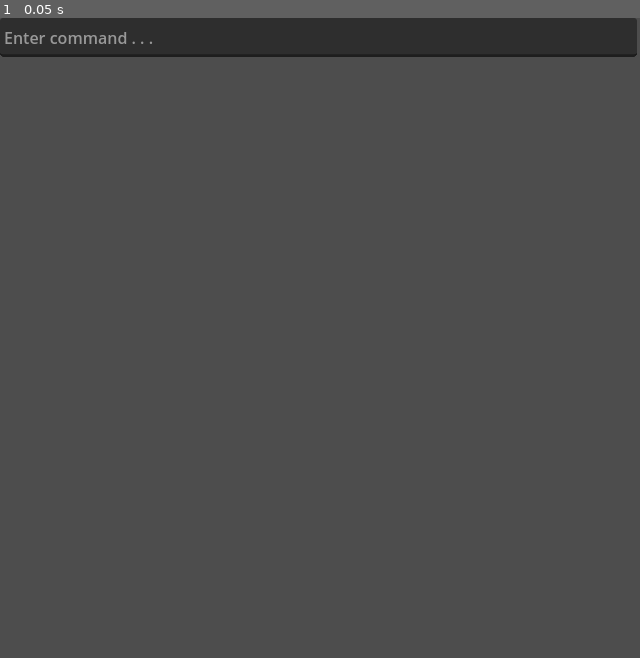
Above: before the commit, frame 1.
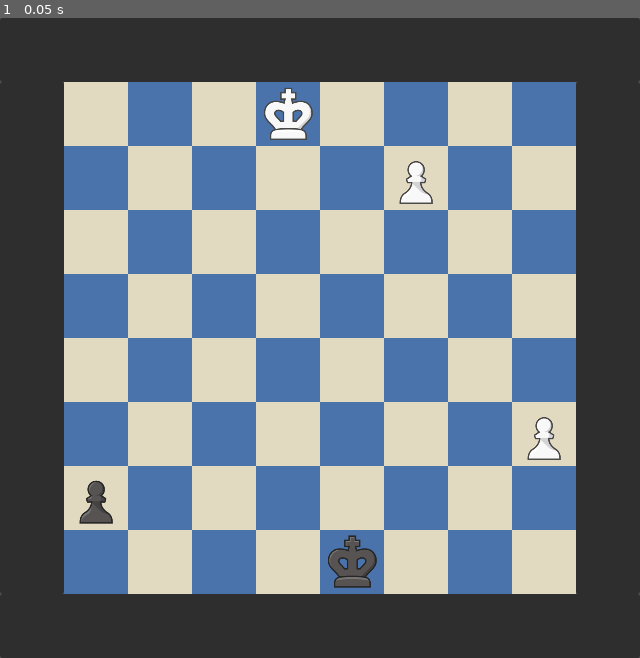
Above: after the commit, the same moment.

Repository: Orphaeus/godot-chess
Game: Godot game, scene res://scenes/main.tscn
Two runs of this game, one before a commit and one after it. Both use one fixed random seed, a clock stepped at 60 frames per second and the inputs below. Before the commit the project starts from res://main.tscn.
Inputs:
- Up to frame 1 (0.05 s): no input

The runs differ from the first frame. In frame 1, 93% of the frame differs, in the area x 0-100%, y 0-100%.

Commit message:
Re-add GUI

Diff:
--- /dev/null
+++ b/classes/gui_piece.gd
@@ -0,0 +1,46 @@
+class_name GUI_Piece
+extends AnimatedSprite2D
+## Contains code to drive the GUI pieces
+
+
+signal piece_picked(gui_piece: GUI_Piece)
+signal piece_unpicked(gui_piece: GUI_Piece)
+
+var color: int
+var piece: int
+var start_coords: Vector2
+var end_coords: Vector2
+
+var _picked := false
+
+func _process(_delta):
+	if _picked:
+		set_position(get_global_mouse_position())
+
+
+func _on_area_2d_input_event(_viewport, event, _shape_idx):
+	if (
+			event is InputEventMouseButton
+			and event.button_index == 1
+			and event.is_pressed()
+	):
+		_picked = true
+		top_level = true
+		start_coords = position
+		emit_signal("piece_picked", self)
+	if (
+			_picked
+			and event is InputEventMouseButton
+			and event.button_index == 1
+			and not event.is_pressed()
+	):
+		_picked = false
+		top_level = false
+		end_coords.x = floori(position.x / 64) * 64 - 32 # + 32 to center the piece, - 64 for parent global offset
+		end_coords.y = floori(position.y / 64) * 64 - 32
+		position = end_coords
+		emit_signal("piece_unpicked", self)
+
+
+func set_pickable(value: bool) -> void:
+	$Area2D.set_pickable(value)
--- a/mockfish.gd
+++ b/engine/mockfish.gd
@@ -2,11 +2,22 @@
 ## Primary engine node
 
 
+var moves : Array[Move]
+
 
 func _ready() -> void:
-	var move : Move = $Movegen.generate_moves()[0]
+	moves = $Movegen.generate_moves()
+	var move : Move = moves[0]
 	print("\n",[move.start_square, move.end_square, move.result])
 	var test_board = Position.board
 	test_board[move.end_square] = test_board[move.start_square]
 	test_board[move.start_square] = 0
 	Position.pretty_print_board(test_board)
+
+
+func get_legal_moves_for_square(square) -> Array[Move]:
+	var moves_for_square : Array[Move]
+	for move in moves:
+		if move.start_square == square:
+			moves_for_square.append(move)
+	return moves_for_square
--- a/gui.gd
+++ /dev/null
@@ -1,21 +0,0 @@
-extends Control
-
-
-@onready var cli = $VBoxContainer/CLI
-
-
-func _on_cli_text_submitted(new_text: String) -> void:
-	var parts : PackedStringArray = new_text.split(" ")
-	if len(parts) == 1:
-		_set_error_text("No args found")
-		return
-	if parts[0] == "legal":
-		pass
-		# parts[1] should be a square that gets looked up and passed to the engine for legal moves
-	elif parts[0] not in ["legal"]:
-		_set_error_text("Command not recognized")
-
-
-func _set_error_text(text):
-		cli.text = ""
-		cli.placeholder_text = text
--- /dev/null
+++ b/gui/board.gd
@@ -0,0 +1,21 @@
+extends Control
+
+
+@export var light_color := Color("e1dac0")
+@export var dark_color := Color("4a72ab")
+
+
+func _draw():
+	_create_board()
+
+
+func _create_board():
+	for r in range(0,8):
+		for f in range(0,8):
+			var square_color: Color
+			if (r + f) % 2 != 0:
+				square_color = dark_color
+			else:
+				square_color = light_color
+			var square_rect := Rect2(64*f, 64*r, 64, 64)
+			draw_rect(square_rect,square_color,true)
--- /dev/null
+++ b/gui/gui.gd
@@ -0,0 +1,26 @@
+extends Control
+
+
+@onready var board = $VBoxContainer/HBoxContainer/Board
+@onready var highlighter = $VBoxContainer/HBoxContainer/Highlighter
+
+@export var legal_move_color := Color("00ff76b1")
+@export var selected_color := Color("00d7f7c8")
+@export var capture_color := Color("f30000a8")
+
+
+func highlight_legal_moves(moves: Array[Move]) -> void:
+	if len(moves) != 0:
+		for move in moves:
+			if move.result == Move.Result.CAPTURE:
+				highlighter.add_highlight(move.end_square, capture_color)
+			else:
+				highlighter.add_highlight(move.end_square, legal_move_color)
+		highlighter.add_highlight(moves[0].start_square, selected_color)
+
+
+func unhighlight(moves: Array[Move]) -> void:
+	if len(moves) != 0:
+		for move in moves:
+			highlighter.remove_highlight(move.end_square)
+		highlighter.remove_highlight(moves[0].start_square)
--- /dev/null
+++ b/gui/guipieces.gd
@@ -0,0 +1,48 @@
+extends Control
+## Manages the piece elements of the GUI
+
+
+signal piece_picked(piece: GUI_Piece)
+signal piece_unpicked(piece: GUI_Piece)
+
+var _GUI_Piece : PackedScene = preload("res://scenes/gui_piece.tscn")
+var _picked_gui_piece: GUI_Piece
+
+
+func _ready():
+	# Set up position and gui_pieces
+	var i : int = 0
+	for square in Position.board:
+		if square != Piece.NONE:
+			var new_gui_piece : GUI_Piece = _GUI_Piece.instantiate()
+			var square_coords := Vector2(32 + (i % 8) * 64, 32 + (i / 8) * 64)
+			new_gui_piece.set_position(square_coords)
+			new_gui_piece.set_animation(str(square))
+			new_gui_piece.piece = square
+			new_gui_piece.color = Piece.get_color(square)
+			new_gui_piece.connect("piece_picked", _on_piece_picked)
+			new_gui_piece.connect("piece_unpicked", _on_piece_unpicked)
+
+			var group := "white_pieces" if new_gui_piece.color == Piece.WHITE else "black_pieces"
+			new_gui_piece.add_to_group(group)
+
+			add_child(new_gui_piece)
+		i += 1
+	get_tree().call_group("black_pieces", "set_pickable", false)
+
+
+func update_pieces() -> void:
+	pass # Read from position
+
+
+func _on_piece_picked(piece:GUI_Piece) -> void:
+	emit_signal("piece_picked", _get_square_from_coords(piece.start_coords))
+
+
+func _on_piece_unpicked(piece:GUI_Piece) -> void:
+	emit_signal("piece_unpicked", _get_square_from_coords(piece.start_coords))
+
+
+## Calculate square index given coords
+func _get_square_from_coords(pos:Vector2) -> int:
+	return (pos.y - 32) / 64 * 8 + (pos.x - 32) / 64
--- /dev/null
+++ b/gui/highlighter.gd
@@ -0,0 +1,26 @@
+extends Control
+## Handles GUI highlighting of squares in different contexts
+
+
+var highlights : Array[Array] # (square, color)
+
+
+func _draw() -> void:
+	if len(highlights) > 0:
+		# Draw highlights
+		for square in highlights:
+			var coords := Vector2((square[0] % 8) * 64, (square[0] / 8) * 64)
+			var rect := Rect2(coords.x, coords.y, 64, 64)
+			draw_rect(rect, square[1], true)
+
+
+func add_highlight(square: int, color:Color) -> void:
+	highlights.append([square, color])
+	queue_redraw()
+
+
+func remove_highlight(square: int) -> void:
+	for highlight in highlights:
+		if highlight.has(square):
+			highlights.erase(highlight)
+	queue_redraw()
--- /dev/null
+++ b/main.gd
@@ -0,0 +1,15 @@
+extends Node
+
+
+@onready var mockfish = $Mockfish
+@onready var gui = $GUI
+
+
+func _on_piece_picked(square: int) -> void:
+	var legal_moves : Array[Move] = mockfish.get_legal_moves_for_square(square)
+	gui.highlight_legal_moves(legal_moves)
+
+
+func _on_piece_unpicked(square: int) -> void:
+	var legal_moves : Array[Move] = mockfish.get_legal_moves_for_square(square)
+	gui.unhighlight(legal_moves)
--- a/main.tscn
+++ /dev/null
@@ -1,38 +0,0 @@
-[gd_scene load_steps=4 format=3 uid="uid://b10340wohk1nk"]
-
-[ext_resource type="Script" path="res://engine/movegen.gd" id="1_175h2"]
-[ext_resource type="Script" path="res://mockfish.gd" id="1_d7kpb"]
-[ext_resource type="Script" path="res://gui.gd" id="1_kgisf"]
-
-[node name="main" type="Node"]
-
-[node name="GUI" type="Control" parent="."]
-layout_mode = 3
-anchors_preset = 0
-offset_right = 640.0
-offset_bottom = 640.0
-size_flags_horizontal = 3
-size_flags_vertical = 3
-script = ExtResource("1_kgisf")
-
-[node name="VBoxContainer" type="VBoxContainer" parent="GUI"]
-layout_mode = 0
-offset_right = 637.0
-offset_bottom = 39.0
-
-[node name="CLI" type="LineEdit" parent="GUI/VBoxContainer"]
-layout_mode = 2
-size_flags_vertical = 3
-placeholder_text = "Enter command . . ."
-
-[node name="Mockfish" type="Node" parent="."]
-script = ExtResource("1_d7kpb")
-
-[node name="Movegen" type="Node" parent="Mockfish"]
-script = ExtResource("1_175h2")
-
-[node name="Search" type="Node" parent="Mockfish"]
-
-[node name="Eval" type="Node" parent="Mockfish"]
-
-[connection signal="text_submitted" from="GUI/VBoxContainer/CLI" to="GUI" method="_on_cli_text_submitted"]
--- a/position.gd
+++ b/position.gd
@@ -14,7 +14,7 @@
 }
 
 var board : Array[int]
-var color_to_move : int = Piece.BLACK
+var color_to_move : int = Piece.WHITE
 var ep_target_square : int
 
 
--- a/project.godot
+++ b/project.godot
@@ -11,13 +11,13 @@
 [application]
 
 config/name="Chess"
-run/main_scene="res://main.tscn"
+run/main_scene="res://scenes/main.tscn"
 config/features=PackedStringArray("4.1", "GL Compatibility")
 
 [autoload]
 
 Position="*res://position.gd"
-Piece="*res://piece.gd"
+Piece="*res://classes/piece.gd"
 
 [display]
 
--- /dev/null
+++ b/scenes/gui_piece.tscn
@@ -0,0 +1,168 @@
+[gd_scene load_steps=17 format=3 uid="uid://7wpsglwq5qqe"]
+
+[ext_resource type="Texture2D" uid="uid://bcjkg6opra5ua" path="res://assets/images/pieces.png" id="1_rs67c"]
+[ext_resource type="Script" path="res://classes/gui_piece.gd" id="2_4o336"]
+
+[sub_resource type="AtlasTexture" id="AtlasTexture_vylt0"]
+atlas = ExtResource("1_rs67c")
+region = Rect2(302, 154, 149, 150)
+
+[sub_resource type="AtlasTexture" id="AtlasTexture_xedba"]
+atlas = ExtResource("1_rs67c")
+region = Rect2(0, 154, 149, 150)
+
+[sub_resource type="AtlasTexture" id="AtlasTexture_6p17g"]
+atlas = ExtResource("1_rs67c")
+region = Rect2(755, 154, 149, 150)
+
+[sub_resource type="AtlasTexture" id="AtlasTexture_bqng8"]
+atlas = ExtResource("1_rs67c")
+region = Rect2(604, 154, 149, 150)
+
+[sub_resource type="AtlasTexture" id="AtlasTexture_bxm34"]
+atlas = ExtResource("1_rs67c")
+region = Rect2(151, 154, 149, 150)
+
+[sub_resource type="AtlasTexture" id="AtlasTexture_skwli"]
+atlas = ExtResource("1_rs67c")
+region = Rect2(453, 0, 149, 150)
+
+[sub_resource type="AtlasTexture" id="AtlasTexture_us0c0"]
+atlas = ExtResource("1_rs67c")
+region = Rect2(302, 0, 149, 150)
+
+[sub_resource type="AtlasTexture" id="AtlasTexture_1cg51"]
+atlas = ExtResource("1_rs67c")
+region = Rect2(0, 0, 149, 150)
+
+[sub_resource type="AtlasTexture" id="AtlasTexture_4kf6d"]
+atlas = ExtResource("1_rs67c")
+region = Rect2(755, 0, 149, 150)
+
+[sub_resource type="AtlasTexture" id="AtlasTexture_jpua6"]
+atlas = ExtResource("1_rs67c")
+region = Rect2(604, 0, 149, 150)
+
+[sub_resource type="AtlasTexture" id="AtlasTexture_yyutx"]
+atlas = ExtResource("1_rs67c")
+region = Rect2(151, 0, 149, 150)
+
+[sub_resource type="AtlasTexture" id="AtlasTexture_x88xb"]
+atlas = ExtResource("1_rs67c")
+region = Rect2(453, 154, 149, 150)
+
+[sub_resource type="SpriteFrames" id="SpriteFrames_nud1o"]
+animations = [{
+"frames": [{
+"duration": 1.0,
+"texture": SubResource("AtlasTexture_vylt0")
+}],
+"loop": true,
+"name": &"10",
+"speed": 5.0
+}, {
+"frames": [{
+"duration": 1.0,
+"texture": SubResource("AtlasTexture_xedba")
+}],
+"loop": true,
+"name": &"11",
+"speed": 5.0
+}, {
+"frames": [{
+"duration": 1.0,
+"texture": SubResource("AtlasTexture_6p17g")
+}],
+"loop": true,
+"name": &"12",
+"speed": 5.0
+}, {
+"frames": [{
+"duration": 1.0,
+"texture": SubResource("AtlasTexture_bqng8")
+}],
+"loop": true,
+"name": &"13",
+"speed": 5.0
+}, {
+"frames": [{
+"duration": 1.0,
+"texture": SubResource("AtlasTexture_bxm34")
+}],
+"loop": true,
+"name": &"14",
+"speed": 5.0
+}, {
+"frames": [{
+"duration": 1.0,
+"texture": SubResource("AtlasTexture_skwli")
+}],
+"loop": true,
+"name": &"17",
+"speed": 5.0
+}, {
+"frames": [{
+"duration": 1.0,
+"texture": SubResource("AtlasTexture_us0c0")
+}],
+"loop": true,
+"name": &"18",
+"speed": 5.0
+}, {
+"frames": [{
+"duration": 1.0,
+"texture": SubResource("AtlasTexture_1cg51")
+}],
+"loop": true,
+"name": &"19",
+"speed": 5.0
+}, {
+"frames": [{
+"duration": 1.0,
+"texture": SubResource("AtlasTexture_4kf6d")
+}],
+"loop": true,
+"name": &"20",
+"speed": 5.0
+}, {
+"frames": [{
+"duration": 1.0,
+"texture": SubResource("AtlasTexture_jpua6")
+}],
+"loop": true,
+"name": &"21",
+"speed": 5.0
+}, {
+"frames": [{
+"duration": 1.0,
+"texture": SubResource("AtlasTexture_yyutx")
+}],
+"loop": true,
+"name": &"22",
+"speed": 5.0
+}, {
+"frames": [{
+"duration": 1.0,
+"texture": SubResource("AtlasTexture_x88xb")
+}],
+"loop": true,
+"name": &"9",
+"speed": 5.0
+}]
+
+[sub_resource type="RectangleShape2D" id="RectangleShape2D_wd0ut"]
+size = Vector2(128, 128)
+
+[node name="AnimatedSprite2D" type="AnimatedSprite2D"]
+z_index = 2
+scale = Vector2(0.42, 0.42)
+sprite_frames = SubResource("SpriteFrames_nud1o")
+animation = &"9"
+script = ExtResource("2_4o336")
+
+[node name="Area2D" type="Area2D" parent="."]
+
+[node name="CollisionShape2D" type="CollisionShape2D" parent="Area2D"]
+shape = SubResource("RectangleShape2D_wd0ut")
+
+[connection signal="input_event" from="Area2D" to="." method="_on_area_2d_input_event"]
--- /dev/null
+++ b/scenes/main.tscn
@@ -0,0 +1,92 @@
+[gd_scene load_steps=8 format=3 uid="uid://b10340wohk1nk"]
+
+[ext_resource type="Script" path="res://main.gd" id="1_fpejq"]
+[ext_resource type="Script" path="res://gui/gui.gd" id="2_mgub1"]
+[ext_resource type="Script" path="res://gui/highlighter.gd" id="3_81ihb"]
+[ext_resource type="Script" path="res://gui/board.gd" id="4_s1eje"]
+[ext_resource type="Script" path="res://gui/guipieces.gd" id="5_kkfss"]
+[ext_resource type="Script" path="res://engine/mockfish.gd" id="6_mr55j"]
+[ext_resource type="Script" path="res://engine/movegen.gd" id="7_n2c5m"]
+
+[node name="main" type="Node"]
+script = ExtResource("1_fpejq")
+
+[node name="GUI" type="Control" parent="."]
+layout_mode = 3
+anchors_preset = 0
+offset_right = 640.0
+offset_bottom = 640.0
+mouse_filter = 2
+script = ExtResource("2_mgub1")
+
+[node name="VBoxContainer" type="GridContainer" parent="GUI"]
+custom_minimum_size = Vector2(640, 640)
+layout_mode = 0
+offset_right = 40.0
+offset_bottom = 40.0
+theme_override_constants/h_separation = 0
+theme_override_constants/v_separation = 0
+
+[node name="Panel" type="Panel" parent="GUI/VBoxContainer"]
+custom_minimum_size = Vector2(640, 64)
+layout_mode = 2
+size_flags_horizontal = 0
+mouse_filter = 1
+
+[node name="HBoxContainer" type="HBoxContainer" parent="GUI/VBoxContainer"]
+layout_mode = 2
+theme_override_constants/separation = 0
+
+[node name="Panel" type="Panel" parent="GUI/VBoxContainer/HBoxContainer"]
+custom_minimum_size = Vector2(64, 512)
+layout_mode = 2
+size_flags_horizontal = 0
+size_flags_vertical = 0
+mouse_filter = 1
+
+[node name="Highlighter" type="Control" parent="GUI/VBoxContainer/HBoxContainer"]
+z_index = 1
+z_as_relative = false
+layout_mode = 2
+mouse_filter = 1
+script = ExtResource("3_81ihb")
+
+[node name="Board" type="Control" parent="GUI/VBoxContainer/HBoxContainer"]
+layout_mode = 2
+size_flags_horizontal = 3
+mouse_filter = 1
+script = ExtResource("4_s1eje")
+
+[node name="Panel2" type="Panel" parent="GUI/VBoxContainer/HBoxContainer"]
+custom_minimum_size = Vector2(64, 512)
+layout_mode = 2
+size_flags_horizontal = 8
+mouse_filter = 1
+
+[node name="Panel2" type="Panel" parent="GUI/VBoxContainer"]
+custom_minimum_size = Vector2(640, 64)
+layout_mode = 2
+size_flags_vertical = 3
+mouse_filter = 1
+
+[node name="GUIPieces" type="Control" parent="GUI"]
+layout_mode = 1
+anchor_left = 0.1
+anchor_top = 0.1
+anchor_right = 0.9
+anchor_bottom = 0.9
+mouse_filter = 1
+script = ExtResource("5_kkfss")
+
+[node name="Mockfish" type="Node" parent="."]
+script = ExtResource("6_mr55j")
+
+[node name="Movegen" type="Node" parent="Mockfish"]
+script = ExtResource("7_n2c5m")
+
+[node name="Search" type="Node" parent="Mockfish"]
+
+[node name="Eval" type="Node" parent="Mockfish"]
+
+[connection signal="piece_picked" from="GUI/GUIPieces" to="." method="_on_piece_picked"]
+[connection signal="piece_unpicked" from="GUI/GUIPieces" to="." method="_on_piece_unpicked"]
Renamed: piece.gd -> classes/piece.gd
